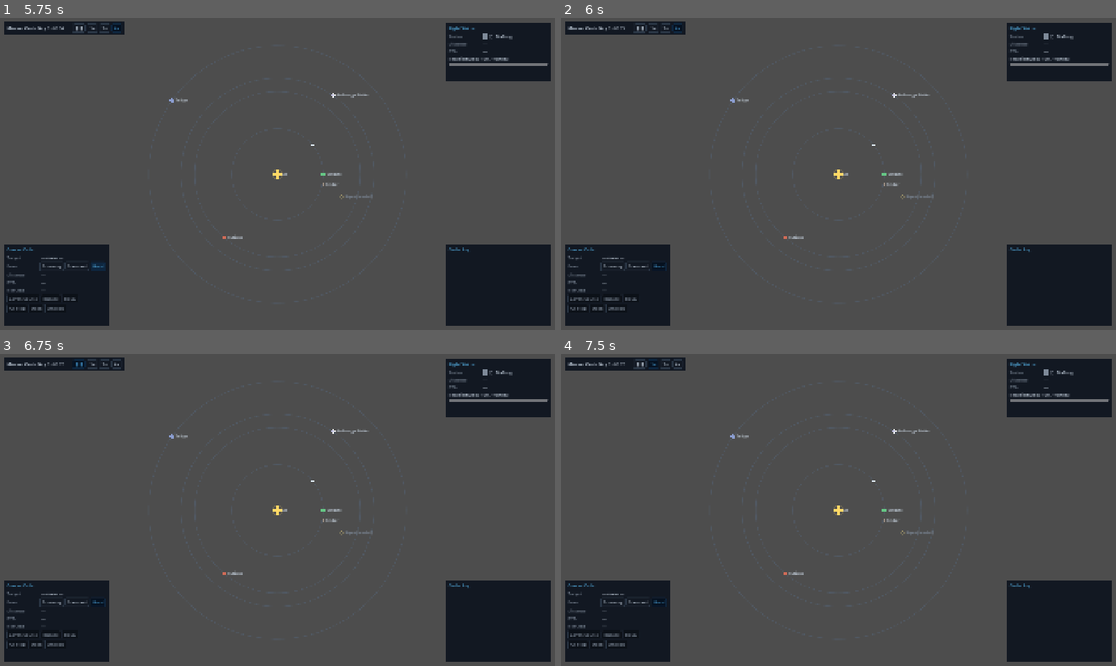
Above: before the commit, frames 1-4 (two rows, left to right).
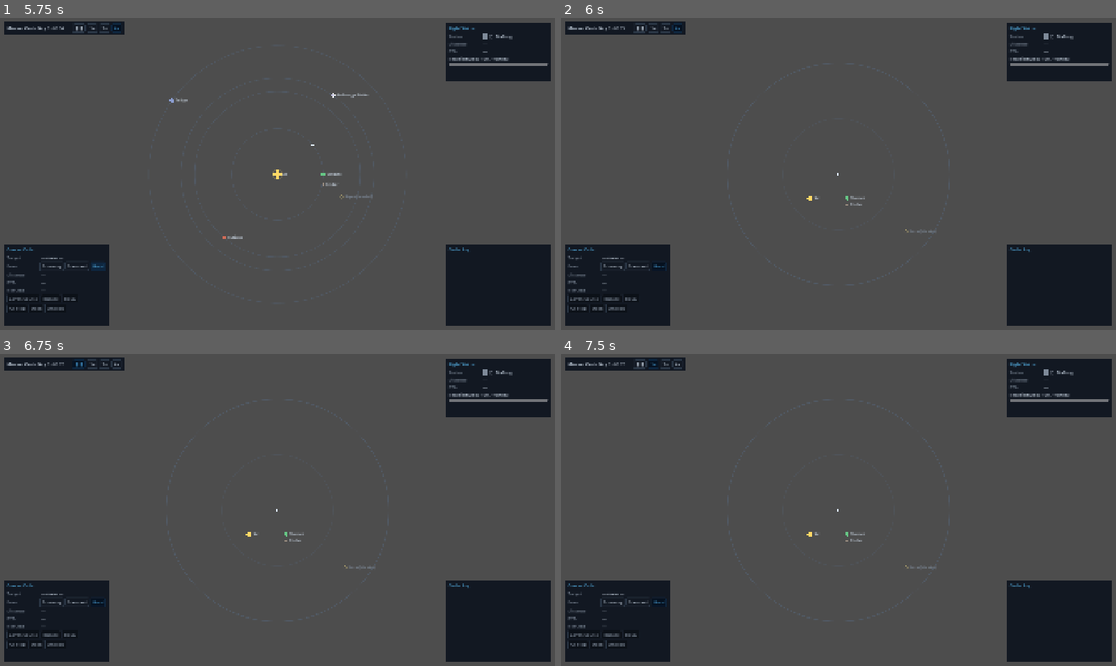
Above: after the commit, the same moments.

Repository: AndrewDrinkwater/farhorizon
Game: Godot game, scene res://src/ui/shell/main.tscn
The game is run twice, just before and just after one commit, with the same random seed, the same clock (stepped at 60 frames per second) and the same inputs.
Inputs (mouse positions are in pixels of both pictures, inside the frame that each line leads up to):
- Up to frame 1 (5.75 s): click "❚❚" at 0.5 s; click "1×" at 1.25 s; click "2×" at 2 s; click "4×" at 2.75 s; click "Economy" at 3.5 s; click "Standard" at 4.25 s; click "Hard" at 5 s
- Up to frame 2 (6 s): tap Enter at 5.75 s; move the mouse to (960, 158) at 5.77 s; hold ] (sim_speed_up) from 5.78 s (still down); hold T (toggle_tactical, bound only after the commit) from 5.78 s (still down); click (960, 158) at 5.92 s
- Up to frame 3 (6.75 s): release ] (sim_speed_up) at 6.5 s; release T (toggle_tactical, bound only after the commit) at 6.5 s; tap Space (sim_pause) at 6.5 s; drag from (166, 525) to (249, 572) at 6.52 s
- Up to frame 4 (7.5 s): tap Enter at 7.25 s; move the mouse to (894, 441) at 7.27 s; hold ] (sim_speed_up) from 7.28 s (still down); hold Shift from 7.28 s (still down); click (894, 441) at 7.42 s

Frame 1 is identical in both runs. In frame 2, 0.3% of the frame differs, in the area x 30-68%, y 24-71%; in frame 3, 0.3%; in frame 4, 0.3%.

Commit message:
Tactical scope: true-scale ship-centred radar (α0.2 step 8)
TacticalView — ship-centred true-scale screen-space view with the real sensor
circle (+ half-range guide), bodies at true local scale, detected contacts
inside, and a straight true course line. toggle_tactical (T) swaps it with the
orrery; the hidden view ignores input/idle-redraw. Focus-a-body moon sub-view
(step 7) deferred to α0.3 (moons are already directly targetable on the orrery).
Verified via screenshot; 103/103 green.

Co-Authored-By: Claude Opus 4.8 (1M context) <noreply@anthropic.com>

Diff:
--- a/project.godot
+++ b/project.godot
@@ -76,6 +76,11 @@
 "events": [Object(InputEventKey,"resource_local_to_scene":false,"resource_name":"","device":0,"window_id":0,"alt_presse …(189 unchanged characters)…
 ]
 }
+toggle_tactical={
+"deadzone": 0.5,
+"events": [Object(InputEventKey,"resource_local_to_scene":false,"resource_name":"","device":0,"window_id":0,"alt_pressed":false,"shift_pressed":false,"ctrl_pressed":false,"meta_pressed":false,"pressed":false,"keycode":0,"physical_keycode":84,"key_label":0,"unicode":0,"location":0,"echo":false,"script":null)
+]
+}
 
 [internationalization]
 
--- a/src/ui/shell/main.gd
+++ b/src/ui/shell/main.gd
@@ -8,10 +8,14 @@
 const TimeControlsScene := preload("res://src/ui/shell/time_controls.gd")
 const HelmConsoleScene := preload("res://src/ui/consoles/helm_console.gd")
 const OrreryViewScene := preload("res://src/world/orrery_view.gd")
+const TacticalViewScene := preload("res://src/world/tactical_view.gd")
 const DebugOverlay := preload("res://src/ui/components/debug_overlay.gd")
 
 ## Starting system until a save/new-game flow chooses one.
 const DEFAULT_SYSTEM_ID: String = "sol"
+
+var _orrery: OrreryView
+var _tactical: TacticalView
 
 
 func _ready() -> void:
@@ -22,9 +26,16 @@
 	_build_ui()
 	add_child(DebugOverlay.new())
 
-	print("[Far Horizon] boot — v%s, schema %d · system '%s' (Space=pause, [/]=speed, F3=debug, F5/F9=save/load)" % [
+	print("[Far Horizon] boot — v%s, schema %d · system '%s' (Space=pause, [/]=speed, T=tactical, F3=debug, F5/F9=save/load)" % [
 		GameVersion.GAME_VERSION, GameVersion.SAVE_SCHEMA_VERSION, GameState.system.system_id,
 	])
+
+
+## Toggle the Nav Plot between the strategic orrery and the tactical scope.
+func _unhandled_input(event: InputEvent) -> void:
+	if event.is_action_pressed("toggle_tactical") and _orrery != null and _tactical != null:
+		_orrery.visible = not _orrery.visible
+		_tactical.visible = not _tactical.visible
 
 
 ## Pick a starting system if none is loaded yet (fresh run). A loaded save will
@@ -55,9 +66,13 @@
 
 	var system := TypeRegistry.get_system(GameState.system.system_id)
 	if system != null:
-		var orrery := OrreryViewScene.new()
-		root.add_child(orrery)
-		orrery.build(system)
+		_orrery = OrreryViewScene.new()
+		root.add_child(_orrery)
+		_orrery.build(system)
+		_tactical = TacticalViewScene.new()
+		_tactical.visible = false  # orrery is the default; T toggles to tactical
+		root.add_child(_tactical)
+		_tactical.build(system)
 
 	var time_controls := TimeControlsScene.new()
 	time_controls.position = Vector2(16.0, 12.0)
--- a/src/world/orrery_view.gd
+++ b/src/world/orrery_view.gd
@@ -198,7 +198,7 @@
 # --- Input (screen-space pick) ---
 
 func _unhandled_input(event: InputEvent) -> void:
-	if _system == null:
+	if not visible or _system == null:
 		return
 	if event is InputEventMouseButton and event.pressed and event.button_index == MOUSE_BUTTON_LEFT:
 		var target := _body_at(get_viewport().get_mouse_position())
--- /dev/null
+++ b/src/world/tactical_view.gd
@@ -0,0 +1,153 @@
+class_name TacticalView
+extends Node2D
+## The tactical scope (ADR 0017): a ship-centred, TRUE-SCALE local view — the
+## radar to the orrery's chart plotter. The sensor range is a real circle here
+## (no radial distortion); detected contacts sit inside it. Toggled with the
+## orrery (key `toggle_tactical`). Presentation only — reads state, never mutates.
+
+const SHIP_PX := 12.0
+const PLANET_PX := 7.0
+const MOON_PX := 4.5
+const STATION_PX := 7.0
+const CONTACT_PX := 6.0
+const STAR_PX := 9.0
+const SELECT_GAP_PX := 7.0
+const LABEL_SIZE := 13
+const PICK_PX := 22.0
+const SCOPE_FILL := 0.42   # fraction of the half-min screen the sensor circle fills
+const SCOPE_MARGIN := 1.18 # show a little beyond sensor range
+const RING_COLOR := Color(0.35, 0.45, 0.58, 0.35)
+const SHIP_TINT := Color(0.9, 0.95, 1.0)
+
+var _system: SystemData
+var _selected_id: String = ""
+var _center: Vector2
+var _px_per_wu: float = 0.1
+var _font: Font
+
+
+func build(system: SystemData) -> void:
+	_system = system
+	_font = ThemeDB.fallback_font
+	EventBus.nav_target_selected.connect(func(id: String) -> void: _selected_id = id)
+
+
+func _process(_delta: float) -> void:
+	if visible:
+		queue_redraw()
+
+
+# --- Projection (true scale, ship-centred) ---
+
+func _recompute() -> void:
+	var vp := get_viewport_rect().size
+	_center = vp * 0.5
+	var range_wu: float = maxf(1.0, GameState.ship.sensor_range * SCOPE_MARGIN)
+	_px_per_wu = (minf(vp.x, vp.y) * SCOPE_FILL) / range_wu
+
+
+func _to_screen(real_pos: Vector2) -> Vector2:
+	return _center + (real_pos - GameState.ship.position) * _px_per_wu
+
+
+# --- Draw ---
+
+func _draw() -> void:
+	if _system == null:
+		return
+	_recompute()
+	# Sensor range ring (the real circle) + a half-range guide.
+	var radius := GameState.ship.sensor_range * _px_per_wu
+	draw_arc(_center, radius, 0.0, TAU, 96, RING_COLOR, 1.5, true)
+	draw_arc(_center, radius * 0.5, 0.0, TAU, 80, Color(RING_COLOR, 0.18), 1.0, true)
+
+	_draw_course()
+	for body: BodyData in _system.bodies:
+		_draw_body(body, _to_screen(body.position))
+	for contact: ContactData in _system.contacts:
+		if GameState.contacts.tier_of(contact.id) != Sensors.Tier.UNDETECTED:
+			var at := _to_screen(contact.position)
+			_diamond(at, CONTACT_PX, contact.tint, false)
+			draw_circle(at, 1.5, contact.tint)
+			_label(at + Vector2(CONTACT_PX + 4.0, 4.0), tr(contact.name_key), Palette.TEXT_DIM)
+	_draw_ship()
+
+
+func _draw_body(body: BodyData, at: Vector2) -> void:
+	if body.id == _selected_id:
+		draw_arc(at, _marker_px(body.kind) + SELECT_GAP_PX, 0.0, TAU, 32, Palette.ACCENT, 1.5, true)
+	match body.kind:
+		BodyData.Kind.STAR:
+			draw_circle(at, STAR_PX, body.tint)
+		BodyData.Kind.STATION:
+			_diamond(at, STATION_PX, body.tint, true)
+		BodyData.Kind.MOON:
+			draw_circle(at, MOON_PX, body.tint)
+		_:
+			draw_circle(at, PLANET_PX, body.tint)
+	_label(at + Vector2(_marker_px(body.kind) + 4.0, 4.0), tr(body.name_key), Palette.TEXT)
+
+
+func _draw_course() -> void:
+	var order: Dictionary = GameState.ship.current_order
+	if String(order.get("type", "")) != "course":
+		return
+	var target: BodyData = _find(String(order.get("target_id", "")))
+	if target != null:
+		draw_line(_center, _to_screen(target.position), Palette.ACCENT, 1.5, true)
+
+
+func _draw_ship() -> void:
+	var fwd := Vector2.from_angle(GameState.ship.heading)
+	var side := fwd.orthogonal()
+	draw_colored_polygon(PackedVector2Array([
+		_center + fwd * 9.0, _center - fwd * 6.0 + side * 6.0, _center - fwd * 6.0 - side * 6.0,
+	]), SHIP_TINT)
+
+
+# --- Helpers ---
+
+func _diamond(at: Vector2, r: float, color: Color, filled: bool) -> void:
+	var pts := PackedVector2Array([
+		at + Vector2(0.0, -r), at + Vector2(r, 0.0), at + Vector2(0.0, r), at + Vector2(-r, 0.0),
+	])
+	if filled:
+		draw_colored_polygon(pts, color)
+	draw_polyline(pts + PackedVector2Array([at + Vector2(0.0, -r)]), Color.WHITE if filled else color, 1.0, true)
+
+
+func _label(at: Vector2, text: String, color: Color) -> void:
+	draw_string(_font, at, text, HORIZONTAL_ALIGNMENT_LEFT, -1.0, LABEL_SIZE, color)
+
+
+func _marker_px(kind: int) -> float:
+	match kind:
+		BodyData.Kind.STAR:
+			return STAR_PX
+		BodyData.Kind.MOON:
+			return MOON_PX
+		_:
+			return PLANET_PX
+
+
+func _find(id: String) -> BodyData:
+	for body: BodyData in _system.bodies:
+		if body.id == id:
+			return body
+	return null
+
+
+func _unhandled_input(event: InputEvent) -> void:
+	if not visible or _system == null:
+		return
+	if event is InputEventMouseButton and event.pressed and event.button_index == MOUSE_BUTTON_LEFT:
+		var mouse := get_viewport().get_mouse_position()
+		var nearest_id := ""
+		var nearest_px := PICK_PX
+		for body: BodyData in _system.bodies:
+			var d := mouse.distance_to(_to_screen(body.position))
+			if d <= nearest_px:
+				nearest_px = d
+				nearest_id = body.id
+		if nearest_id != "":
+			EventBus.nav_target_selected.emit(nearest_id)
Not shown, added: src/world/tactical_view.gd.uid
Not shown, changed: DEVLOG.md
